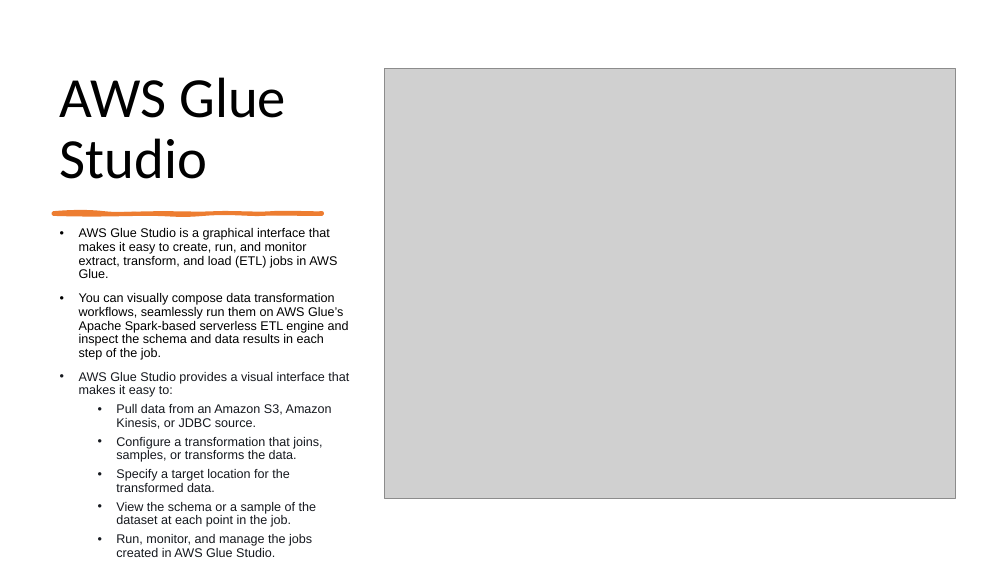
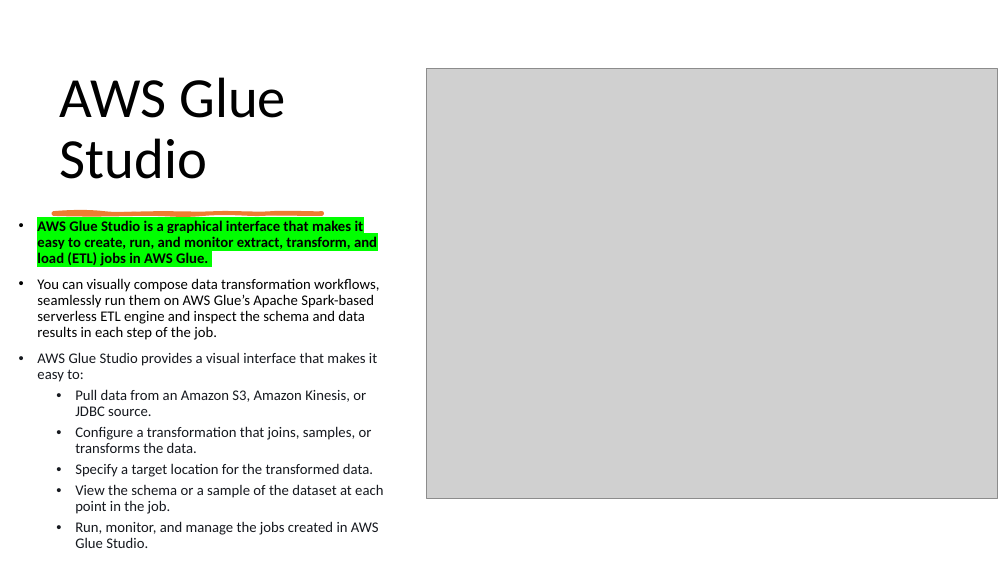
Before and after one commit to IlyaChakun/aws-iba-courses, a slide deck: slide 11 of lecture-materials/Analytics/aws_glue/aws_glue.pptx (slide 12 before the commit). Drawn at 1008x567 pixels with LibreOffice and Linux fonts; fonts in the diff are those of the drawing; grey boxes stand for pictures. Boxes give left, top, right and bottom in pixels: in the first picture for what was removed or moved away, otherwise in the second. Text is boxed around its words. In the diff, an @@ line names an element or a change of style, - is before the commit and + after.

```diff
--- a/lecture-materials/Analytics/aws_glue/aws_glue.pptx
+++ b/lecture-materials/Analytics/aws_glue/aws_glue.pptx
@@ picture: place and size @@
-picture at [385,69,956,498]
+picture at [426,69,997,498]
@@ text "AWS Glue Studio is a ...": place and size @@
-text "AWS Glue Studio is a ..." at [79,228,349,557]
+text "AWS Glue Studio is a ..." at [37,220,383,548]
@@ text "AWS Glue Studio is a ..." at [37,220,383,548]: size 12 to 14 pt, font Arial to Calibri; highlight none to #00FF00, bold on in "AWS Glue Studio is a graphical interface ..." @@
```
Also in this commit, not shown: 8 other slides changed, 1 slide removed, 15 other files.
